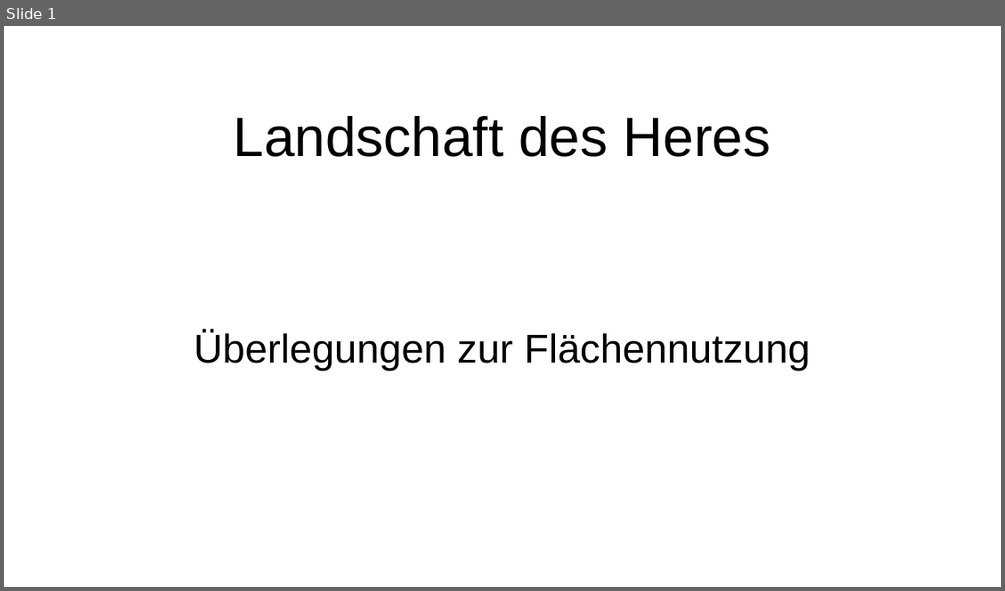
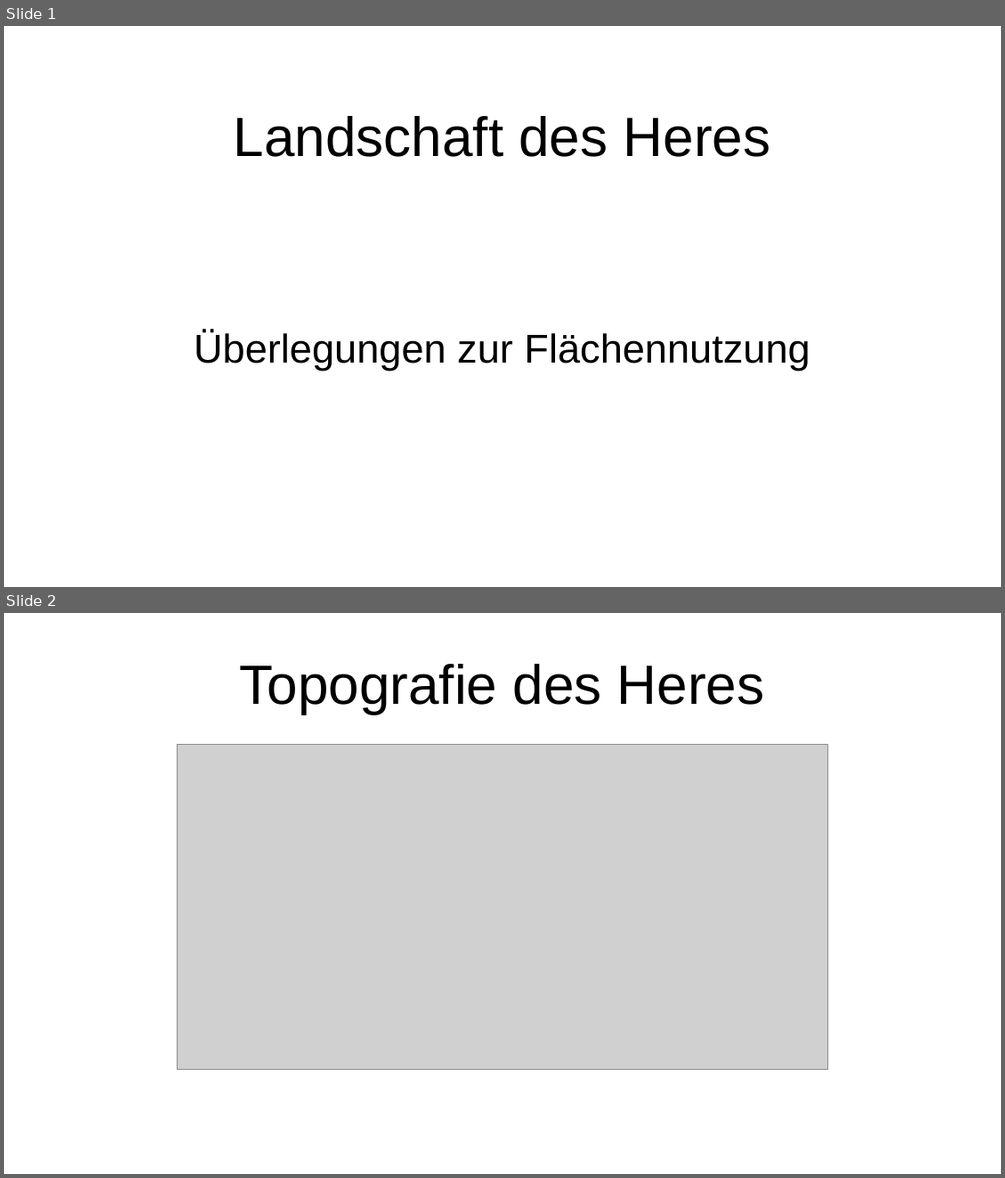
Before and after one commit to a8767c36/mars-game, a slide deck: schema/Landschaft.odp. Shown one above the other, each under a label of ours: slide 1 before the commit, slides 1 and 2 after it. The pictures are 1005x591 and 1005x1178 pixels, drawn with LibreOffice and Linux fonts; fonts in the diff are those of the drawing; grey boxes stand for pictures. Boxes give left, top, right and bottom in pixels: in the first picture for what was removed or moved away, otherwise in the second. Text is boxed around its words. In the diff, an @@ line names an element or a change of style, - is before the commit and + after.

```diff
--- a/schema/Landschaft.odp
+++ b/schema/Landschaft.odp
@@ slide 2 added at <box>4,613,1001,1174</box>, background #FFFFFF @@
@@ title added at <box>240,664,765,714</box>, 44 pt, text #000000 @@
+Topografie des Heres
@@ picture added at <box>177,744,827,1070</box> @@
```
Also in this commit, not shown: 2 other files.
